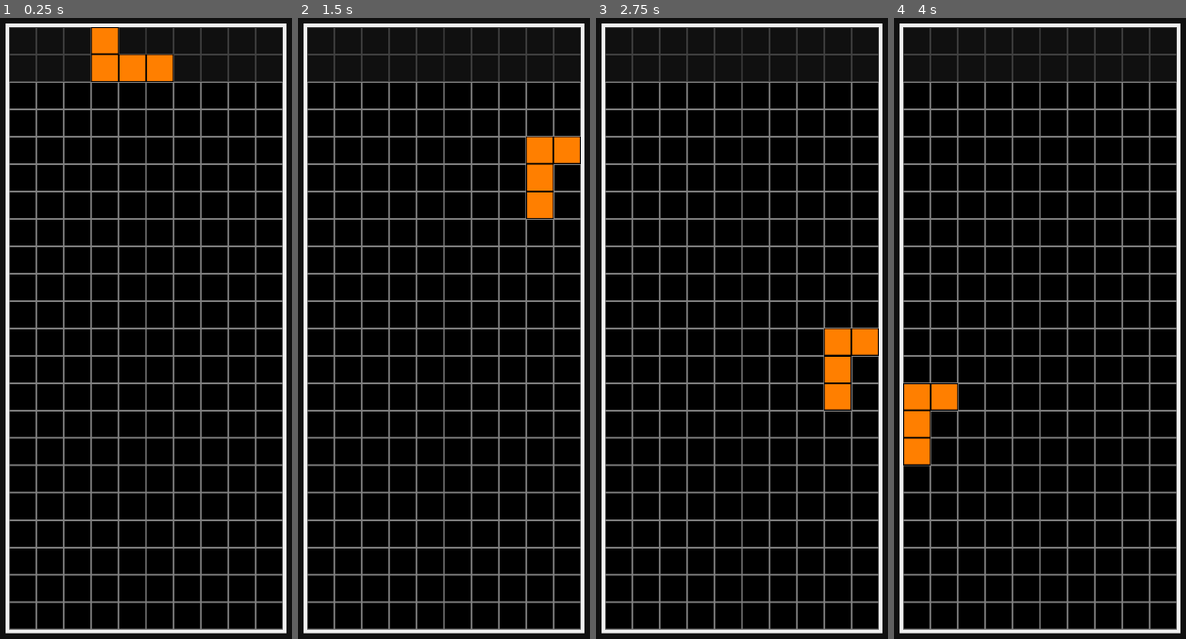
Above: before the commit, frames 1-4 (left to right).
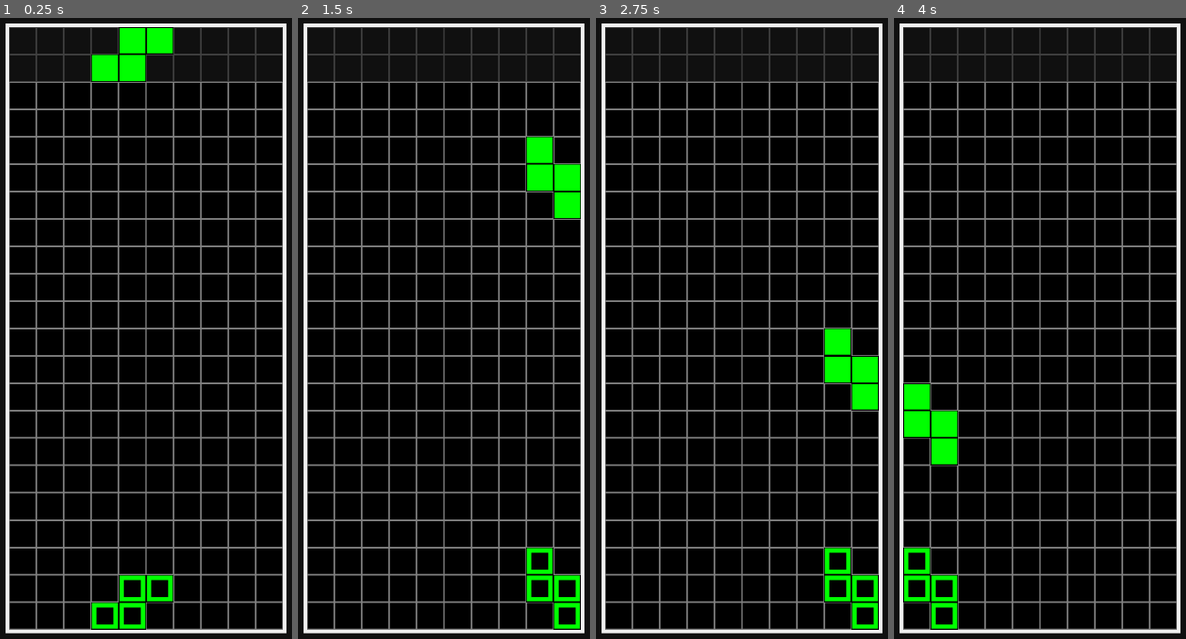
Above: after the commit, the same moments.

Repository: neclor/netris-godot
Game: Godot game, scene res://Main.tscn
The game is run twice, just before and just after one commit, with the same random seed, the same clock (stepped at 60 frames per second) and the same inputs.
Inputs (mouse positions are in pixels of both pictures, inside the frame that each line leads up to):
- Up to frame 1 (0.25 s): no input
- Up to frame 2 (1.5 s): tap Enter at 0.5 s; move the mouse to (584, 241) at 0.52 s; hold Right (Right) 0.53-1.25 s; tap Ctrl (AnotherRotation) at 0.6 s; click (584, 241) at 0.67 s; tap Up (Rotation) at 0.8 s; drag from (353, 316) to (435, 421) at 1.27 s
- Up to frame 3 (2.75 s): tap Space at 2 s; move the mouse to (815, 117) at 2.02 s; hold Right (Right) from 2.03 s (still down); tap Ctrl (AnotherRotation) at 2.1 s; tap Up (Rotation) at 2.3 s
- Up to frame 4 (4 s): release Right (Right) at 2.75 s; drag from (1031, 421) to (894, 167) at 2.77 s; tap Enter at 3.5 s; move the mouse to (outside the picture) at 3.52 s; hold Left (Left) from 3.53 s (still down); tap Ctrl (AnotherRotation) at 3.6 s; tap Up (Rotation) at 3.8 s

The runs differ from the first frame. In frame 1, 3.5% of the frame differs, in the area x 31-60%, y 1-99%; in frame 2, 3.5%; in frame 3, 3.5%; in frame 4, 3.5%.

Commit message:
add ghost

Diff:
--- a/Scripts/Block.gd
+++ b/Scripts/Block.gd
@@ -1,6 +1,7 @@
 extends Node2D
 
 const Block_scene = preload("res://Block.tscn")
+const block_texture = preload("res://Assets/Block.png")
 
 const block_size = 32
 
@@ -8,7 +9,7 @@
 const external_old_color = Color("#00ff00")
 
 func change_color(block_sprite, interior_new_color, external_new_color):
-	var new_block_image = block_sprite.texture.get_image()
+	var new_block_image = block_texture.get_image()
 
 	for x in block_size:
 		for y in block_size:
--- a/Scripts/Figure.gd
+++ b/Scripts/Figure.gd
@@ -10,7 +10,7 @@
 	"i": [Color("#00ffff"), Vector2(-Block.block_size, 0), Vector2(0, 0), Vector2(Block.block_size, 0), Vector2(Block.block_size * 2, 0)],
 	"o": [Color("#ffff00"), Vector2(0, -Block.block_size), Vector2(Block.block_size, -Block.block_size), Vector2(0, 0), Vector2(Block.block_size, 0)],
 	"t": [Color("#ff00ff"), Vector2(0, -Block.block_size), Vector2(-Block.block_size, 0), Vector2(0, 0), Vector2(Block.block_size, 0)],
-	"j": [Color("#ff7f00"), Vector2(-Block.block_size, -Block.block_size), Vector2(-Block.block_size, 0), Vector2(0, 0), Vector2(Block.block_size, 0)],
+	"j": [Color("#ff8000"), Vector2(-Block.block_size, -Block.block_size), Vector2(-Block.block_size, 0), Vector2(0, 0), Vector2(Block.block_size, 0)],
 	"l": [Color("#0000ff"), Vector2(Block.block_size, -Block.block_size), Vector2(-Block.block_size, 0), Vector2(0, 0), Vector2(Block.block_size, 0)],
 	"s": [Color("#00ff00"), Vector2(0, -Block.block_size), Vector2(Block.block_size, -Block.block_size), Vector2(-Block.block_size, 0), Vector2(0, 0)],
 	"z": [ Color("#ff0000"), Vector2(-Block.block_size, -Block.block_size), Vector2(0, -Block.block_size), Vector2(0, 0), Vector2(Block.block_size, 0)],
@@ -22,6 +22,8 @@
 var blocks_coordinates
 var blocks
 
+#Basic functions
+
 func _init(set_figure_name, initial_coordinates, set_top_border, set_bottom_border, set_left_border, set_right_border):
 	blocks = []
 
@@ -41,19 +43,90 @@
 		var block = Block.Block_scene.instantiate()
 		var block_sprite = block.get_node("Block")
 
+		block.z_index = 2
+
 		Block.change_color(block_sprite, color, color)
 
 		blocks.append(block)
 
 	update_blocks_coordinates()
-
-#func change into a ghost
-
-#func change to next figure
 
 func update_blocks_coordinates():
 	for i in len(blocks):
 		blocks[i].position = blocks_coordinates[i] + coordinates
+
+#Ghost functions
+
+func change_into_ghost():
+	var figure_description = figures_description[figure_name];
+	var color = figure_description[0]
+	print(color)
+
+	for block in blocks:
+		var block_sprite = block.get_node("Block")
+		print(block_sprite)
+
+		block.z_index = 0
+
+		Block.change_color(block_sprite, Color("#000000"), color)
+
+func update_ghost_coordinates(set_coordinates, set_blocks_coordinates, locked_blocks):
+	coordinates = set_coordinates
+	blocks_coordinates = set_blocks_coordinates
+
+	update_blocks_coordinates()
+
+	while(true):
+		if !check_move_down(locked_blocks):
+			break
+
+func remove_ghost():
+	for block in blocks:
+		block.queue_free()
+
+
+
+
+
+
+
+
+var ghost:
+	get:
+		for block in blocks:
+			var figure_description = figures_description[figure_name];
+			var color = figure_description[0]
+			var block_sprite = block.get_node("Block")
+			Block.change_color(block_sprite, Color("#000000"), color)
+
+	set(figure_blocks):
+		for i in len(blocks):
+			blocks[i].position = figure_blocks[i].position
+
+		#swhile(true):
+			#if !check_move_down(locked_blocks):
+				#break
+
+
+
+
+
+
+
+
+
+
+
+#func change to next figure
+
+
+
+
+
+
+
+
+
 
 #Сheck lines functions
 
@@ -113,8 +186,6 @@
 		for i in len(locked_blocks):
 			if locked_blocks[i].position.y <= filled_line_coordinate_y:
 				locked_blocks[i].position.y += Block.block_size
-
-
 
 #Move functions
 
--- a/Scripts/Main.gd
+++ b/Scripts/Main.gd
@@ -18,7 +18,7 @@
 var locked_blocks
 
 var figure
-#var figure_ghost
+var figure_ghost
 #var figure_next
 
 func _ready():
@@ -28,7 +28,7 @@
 	figure_names_bag = []
 	locked_blocks = []
 
-	chose_next_figure()
+	choose_next_figure()
 	creating_new_figure()
 
 func _on_game_timer_timeout():
@@ -36,14 +36,26 @@
 		locked_blocks.append_array(figure.blocks)
 		locked_blocks = figure.check_line_fill(locked_blocks, field_width)
 
+		figure_ghost.remove_ghost()
+
 		creating_new_figure()
 
 func creating_new_figure():
-	figure = Figure.new(chose_next_figure(), initial_coordinates, top_border, bottom_border, left_border, right_border)
+	var choosed_figure = choose_next_figure()
+
+	figure = Figure.new(choosed_figure, initial_coordinates, top_border, bottom_border, left_border, right_border)
+
 	for block in figure.blocks:
 		$Field.add_child(block)
 
-func chose_next_figure():
+	figure_ghost = Figure.new(choosed_figure, initial_coordinates, top_border, bottom_border, left_border, right_border)
+	figure_ghost.change_into_ghost()
+	figure_ghost.update_ghost_coordinates(figure.coordinates, figure.blocks_coordinates, locked_blocks)
+
+	for block in figure_ghost.blocks:
+		$Field.add_child(block)
+
+func choose_next_figure():
 	if figure_names_bag == []:
 		figure_names_bag = figure_names.duplicate()
 
@@ -81,20 +93,25 @@
 
 	if Input.is_action_pressed("Right"):
 		figure.check_move_right(locked_blocks)
+		figure_ghost.update_ghost_coordinates(figure.coordinates, figure.blocks_coordinates, locked_blocks)
 
 	if Input.is_action_pressed("Left"):
 		figure.check_move_left(locked_blocks)
+		figure_ghost.update_ghost_coordinates(figure.coordinates, figure.blocks_coordinates, locked_blocks)
 
 	if Input.is_action_just_pressed("Rotation"):
 		figure.check_move_rotation(locked_blocks, 1)
+		figure_ghost.update_ghost_coordinates(figure.coordinates, figure.blocks_coordinates, locked_blocks)
 
 	if Input.is_action_just_pressed("AnotherRotation"):
 		figure.check_move_rotation(locked_blocks, -1)
+		figure_ghost.update_ghost_coordinates(figure.coordinates, figure.blocks_coordinates, locked_blocks)
 
 	if event is InputEventScreenTouch:
 		if !event.is_pressed():
 			if just_touch:
 				figure.check_move_rotation(locked_blocks, 1)
+				figure_ghost.update_ghost_coordinates(figure.coordinates, figure.blocks_coordinates, locked_blocks)
 		just_touch = true
 		touch_position = event.position
 
@@ -109,9 +126,11 @@
 		if event.position.x - touch_position.x >= Block.block_size:
 			touch_position.x += Block.block_size
 			figure.check_move_right(locked_blocks)
+			figure_ghost.update_ghost_coordinates(figure.coordinates, figure.blocks_coordinates, locked_blocks)
 
 		elif event.position.x - touch_position.x <= -Block.block_size:
 			touch_position.x -= Block.block_size
 			figure.check_move_left(locked_blocks)
+			figure_ghost.update_ghost_coordinates(figure.coordinates, figure.blocks_coordinates, locked_blocks)
 
 		just_touch = false
